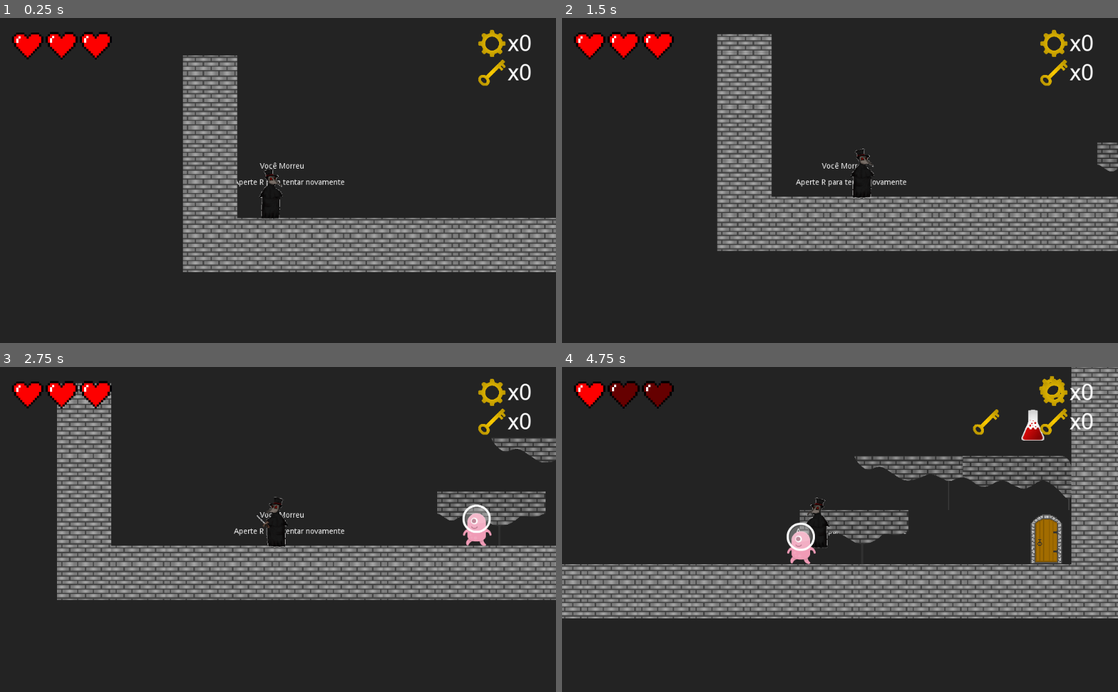
Above: before the commit, frames 1-4 (two rows, left to right).
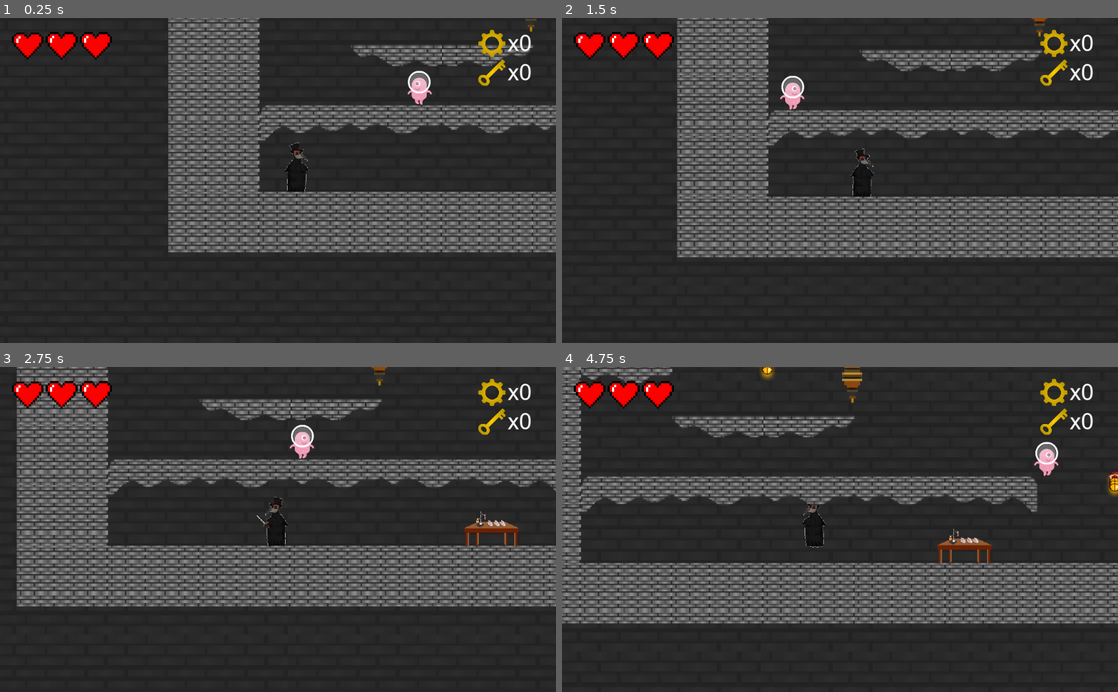
Above: after the commit, the same moments.

Repository: RodrigoSonego/the-beasts-call
Game: Godot game, scene res://scenes/levels/GameManager.tscn
The game is run twice, just before and just after one commit, with the same random seed, the same clock (stepped at 60 frames per second) and the same inputs.
Inputs (mouse positions are in pixels of both pictures, inside the frame that each line leads up to):
- Up to frame 1 (0.25 s): no input
- Up to frame 2 (1.5 s): tap R (reset_level) at 0.5, 1.25 s; move the mouse to (962, 164) at 0.52 s; hold Right (move_right) from 0.53 s (still down); tap Z (attack) at 0.6 s; tap Up (jump) at 0.77 s; move the mouse to (728, 196) at 1.27 s; tap Down (interact_with_door) at 1.35 s
- Up to frame 3 (2.75 s): tap Up (jump) at 1.52 s; tap R (reset_level) at 2 s; move the mouse to (333, 458) at 2.02 s; release Right (move_right) at 2.03 s; hold Left (move_left) from 2.03 s (still down); tap Z (attack) at 2.1 s
- Up to frame 4 (4.75 s): tap R (reset_level) at 2.75, 3.5, 4.25 s; move the mouse to (812, 594) at 2.77 s; release Left (move_left) at 2.78 s; hold Right (move_right) 2.78-4.28 s; tap Down (interact_with_door) at 2.85, 4.35 s; tap Up (jump) at 3.02, 3.77, 4.52 s; move the mouse to (1006, 578) at 3.52 s; tap Z (attack) at 3.6 s; move the mouse to (673, 480) at 4.27 s; hold Left (move_left) from 4.28 s (still down)

The runs differ from the first frame. In frame 1, 25% of the frame differs, in the area x 30-100%, y 0-79%; in frame 2, 23%; in frame 3, 27%; in frame 4, 32%, in the area x 0-100%, y 0-80%.

Commit message:
feature: level 1 integration

Diff:
--- a/scenes/levels/GameManager.tscn
+++ b/scenes/levels/GameManager.tscn
@@ -2,7 +2,7 @@
 
 [ext_resource path="res://scripts/game_management/GameManager.gd" type="Script" id=1]
 [ext_resource path="res://scenes/actors/Player.tscn" type="PackedScene" id=2]
-[ext_resource path="res://scenes/levels/Level-1.tscn" type="PackedScene" id=3]
+[ext_resource path="res://scenes/levels/Level1.tscn" type="PackedScene" id=3]
 [ext_resource path="res://scenes/ui/GameUI.tscn" type="PackedScene" id=4]
 
 [sub_resource type="Animation" id=1]
@@ -71,8 +71,7 @@
 position = Vector2( 109, 354 )
 hp = 3
 
-[node name="DemoLevel" parent="." instance=ExtResource( 3 )]
-pause_mode = 1
+[node name="Level1" parent="." instance=ExtResource( 3 )]
 
 [node name="GameOverCanvas" type="CanvasLayer" parent="."]
 pause_mode = 2
--- a/scenes/levels/Level1.tscn
+++ b/scenes/levels/Level1.tscn
@@ -1,7 +1,7 @@
 [gd_scene load_steps=16 format=2]
 
 [ext_resource path="res://sprites/tilesets/Estagio1.tres" type="TileSet" id=1]
-[ext_resource path="res://scenes/actors/Player.tscn" type="PackedScene" id=2]
+[ext_resource path="res://scripts/game_management/Level.gd" type="Script" id=2]
 [ext_resource path="res://scenes/actors/Enemy.tscn" type="PackedScene" id=3]
 [ext_resource path="res://scenes/Items/Gear.tscn" type="PackedScene" id=4]
 [ext_resource path="res://scenes/Items/Potion.tscn" type="PackedScene" id=5]
@@ -32,6 +32,8 @@
 0/z_index = 0
 
 [node name="Level1" type="Node2D"]
+script = ExtResource( 2 )
+level_index = 1
 
 [node name="Potion" parent="." instance=ExtResource( 5 )]
 position = Vector2( 1973, 298 )
@@ -40,10 +42,6 @@
 [node name="Door" parent="." instance=ExtResource( 6 )]
 position = Vector2( 3489, 290 )
 z_index = 0
-
-[node name="Player" parent="." instance=ExtResource( 2 )]
-position = Vector2( 286, 310 )
-hp = 3
 
 [node name="Plataformas" type="TileMap" parent="."]
 position = Vector2( 1, 0 )
@@ -163,3 +161,6 @@
 scale = Vector2( 0.2, 0.2 )
 z_index = -1
 texture = ExtResource( 12 )
+
+[node name="SpawnPoint" type="Position2D" parent="."]
+position = Vector2( 238, 277 )
--- a/scripts/game_management/GameManager.gd
+++ b/scripts/game_management/GameManager.gd
@@ -4,8 +4,8 @@
 export (String) var levelsFolderPath
 var next_level = null
 
-var current_level_resource = preload("res://scenes/levels/Level-1.tscn")
-onready var current_level_instance := $DemoLevel
+var current_level_resource = preload("res://scenes/levels/Level1.tscn")
+onready var current_level_instance := $Level1
 onready var player := $Player
 onready var fadeAnimation := $FadeOverlayLayer/AnimationPlayer
 
